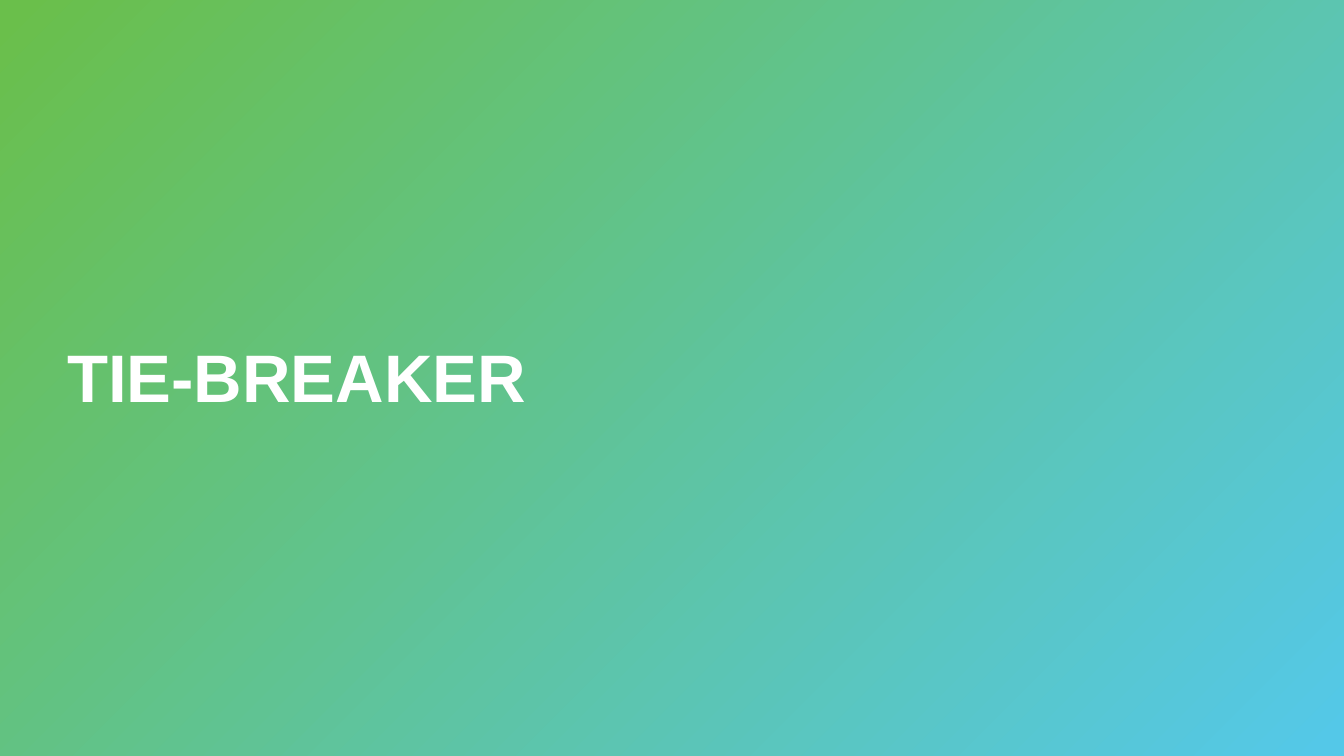
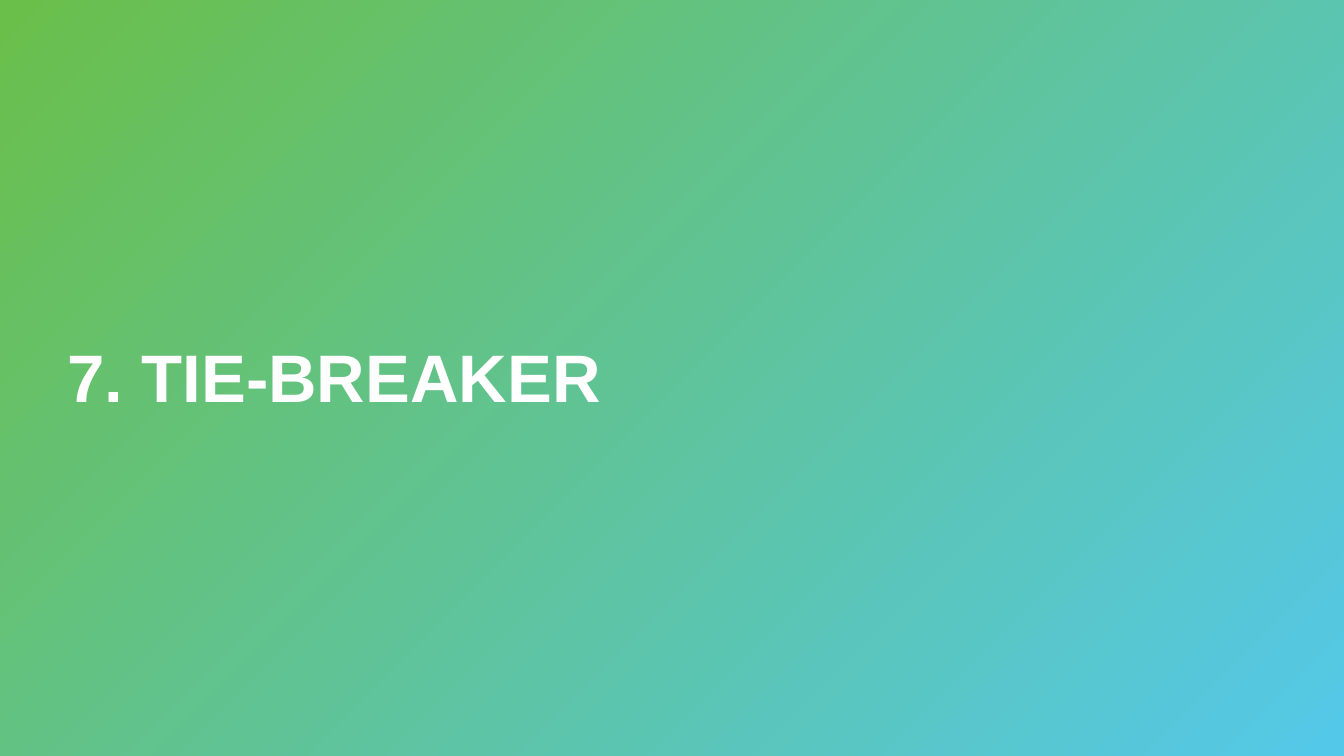
Before and after one commit to hytechclub/web-102, a slide deck: slide 14 of Week04/Review.pptx. Drawn at 1344x756 pixels with LibreOffice and Linux fonts; fonts in the diff are those of the drawing. Boxes give left, top, right and bottom in pixels: in the first picture for what was removed or moved away, otherwise in the second. Text is boxed around its words. In the diff, an @@ line names an element or a change of style, - is before the commit and + after.

```diff
--- a/Week04/Review.pptx
+++ b/Week04/Review.pptx
@@ title at <box>67,356,601,402</box>: text changed @@
-TIE-BREAKER
+7. TIE-BREAKER
```
Also in this commit, not shown: 6 other slides changed.
